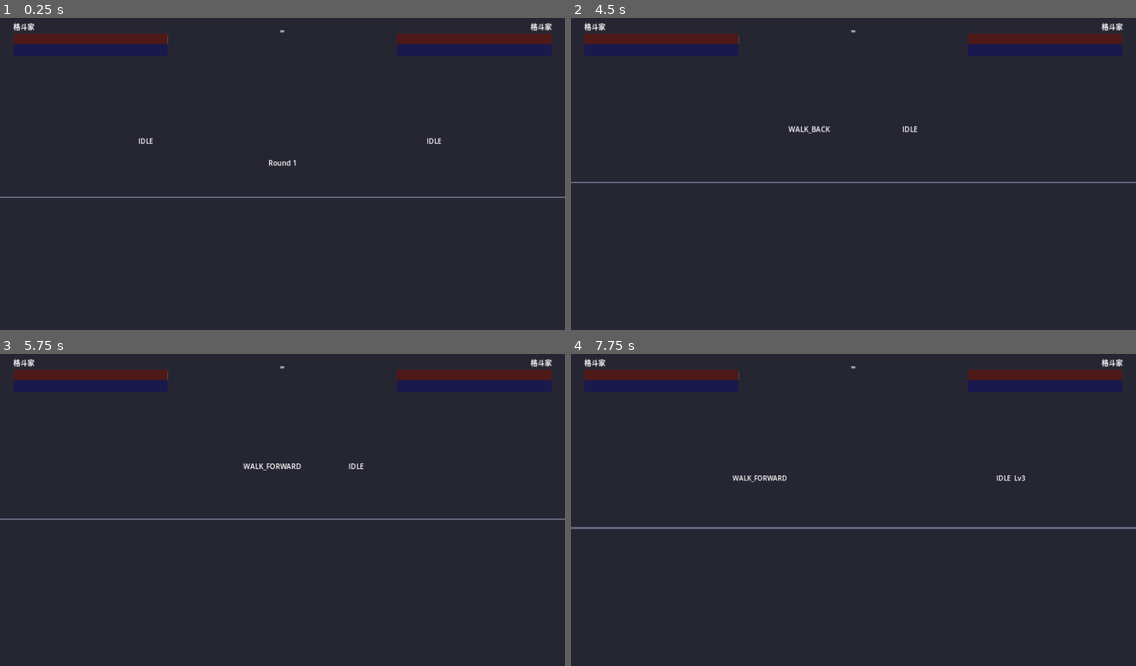
Above: before the commit, frames 1-4 (two rows, left to right).
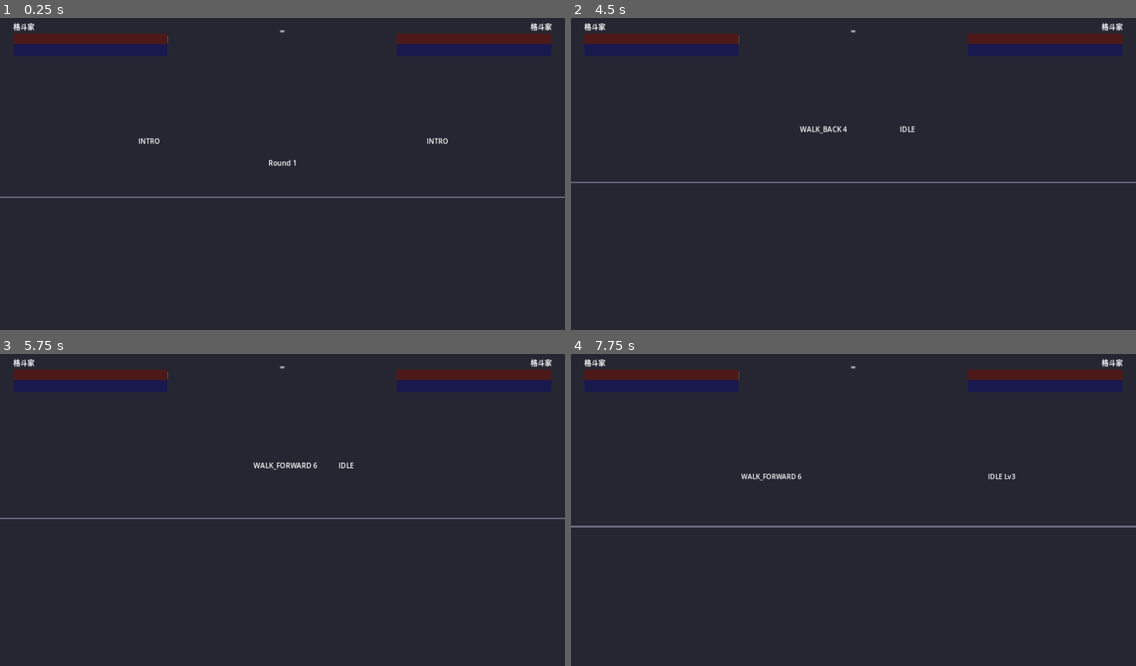
Above: after the commit, the same moments.

Repository: tumor8566/POP-PIP-PEP-DEMO
Game: Godot game, scene res://scenes/versus/versus_battle.tscn
Same seed, same stepped clock (60 frames per second), same inputs: the game is played once before the commit and once after it. This scene is started directly instead of the project's main scene.
Inputs:
- Up to frame 1 (0.25 s): no input
- Up to frame 2 (4.5 s): tap Enter (p1_start) at 0.5 s; hold D (p1_right) 0.53-2.03 s; tap J (p1_a) at 0.6 s; tap Space at 0.77, 1.52, 3.02, 3.77 s; tap Keypad Enter (p2_start) at 1.25 s; tap K (p1_b) at 1.35 s; hold A (p1_left) 2.03-2.78 s; tap L (p1_c) at 2.1 s; hold D (p1_right) 2.78-4.28 s; tap I (p1_d) at 2.85 s; tap O (p1_e) at 3.6 s; hold A (p1_left) from 4.28 s (still down); tap U (p1_f) at 4.35 s
- Up to frame 3 (5.75 s): tap Space at 4.52 s; tap Enter (p1_start) at 5, 5.1 s; release A (p1_left) at 5.03 s; hold D (p1_right) from 5.03 s (still down)
- Up to frame 4 (7.75 s): release D (p1_right) at 5.78 s; hold A (p1_left) 5.78-7.28 s; tap Keypad 1 (p2_a) at 5.85 s; tap Space at 6.02, 6.77, 7.52 s; tap Keypad 2 (p2_b) at 6.6 s; hold D (p1_right) from 7.28 s (still down); tap Keypad 3 (p2_c) at 7.35 s

The runs differ from the first frame. In frame 1, less than 0.1% of the frame differs, in the area x 25-80%, y 38-41%; in frame 2, 0.2%; in frame 3, 0.7%; in frame 4, 1.2%, in the area x 0-100%, y 38-57%.

Commit message:
新增数字方向体系(6/4/2/8 小键盘记法)与能量条消耗/回充
- InputHandler: get_numpad_direction 屏幕绝对数字方向映射(1-9,5=中立)、输入历史记录 dir 字段、get_history_dirs 供指令识别
- Fighter: 朝向相对数字方向 _numpad_direction、_flip_numpad_horizontal、_is_subsequence、_history_has_motion;半圈指令 QCF(236)/QCB(214) 作为特殊技/必杀技额外触发(A+B/B+C 快捷键保留)
- 能量条: F 推进技消耗气量(不足无效)、中立/自由状态被动回气、受击按伤害比例回气;调试标签实时显示数字方向
- BattleHUD: 训练模式提示新增半圈指令说明

Diff:
--- a/scripts/autoload/global_config.gd
+++ b/scripts/autoload/global_config.gd
@@ -58,6 +58,11 @@
 # F 推进技: 角色执行动作时 方向键+F 注入的额外动量
 const F_ADVANCE_SPEED := 420.0     # 推进冲量速度
 const F_ADVANCE_DECAY := 0.85      # 每帧衰减系数
+const F_ADVANCE_METER_COST := 80   # F 推进技消耗的气量(训练无限气时免消耗)
+
+# 能量条(气槽)系统
+const METER_REGEN_PER_SEC := 14.0          # 中立/自由状态每秒自动回气速率
+const METER_GAIN_ON_DAMAGE_RATIO := 0.5    # 受击方按所受伤害比例回气(防守反哺)
 
 # 按攻击等级取硬直倍率
 static func attack_level_stun_mult(level: int) -> float:
--- a/scripts/autoload/input_handler.gd
+++ b/scripts/autoload/input_handler.gd
@@ -249,11 +249,22 @@
 
 
 func _build_input_entry(state: Dictionary) -> Dictionary:
+	var h := 0
+	if state[InputButton.LEFT]["pressed"] and not state[InputButton.RIGHT]["pressed"]:
+		h = -1
+	elif state[InputButton.RIGHT]["pressed"] and not state[InputButton.LEFT]["pressed"]:
+		h = 1
+	var v := 0
+	if state[InputButton.UP]["pressed"] and not state[InputButton.DOWN]["pressed"]:
+		v = -1
+	elif state[InputButton.DOWN]["pressed"] and not state[InputButton.UP]["pressed"]:
+		v = 1
 	return {
 		"left": state[InputButton.LEFT]["pressed"],
 		"right": state[InputButton.RIGHT]["pressed"],
 		"up": state[InputButton.UP]["pressed"],
 		"down": state[InputButton.DOWN]["pressed"],
+		"dir": dir_to_numpad(h, v),
 		"a": state[InputButton.A]["just_pressed"],
 		"b": state[InputButton.B]["just_pressed"],
 		"c": state[InputButton.C]["just_pressed"],
@@ -273,6 +284,57 @@
 	return 0
 
 
+# ---------- 数字方向(小键盘记法 / Numpad Notation) ----------
+# 将屏幕绝对方向(h, v)映射为小键盘数字 1~9, 5 表示中立(无方向):
+#     7 8 9     上排: 7=上左 8=上 9=上右
+#     4 5 6     中排: 4=左  5=中 6=右
+#     1 2 3     下排: 1=下左 2=下 3=下右
+# 这是格斗游戏通用的"数字方向"记法, 用于指令输入(QCF=236, QCB=214 等)。
+static func dir_to_numpad(h: int, v: int) -> int:
+	if h == 0 and v == 0:
+		return 5
+	if v < 0:    # 上
+		if h < 0:
+			return 7
+		if h > 0:
+			return 9
+		return 8
+	if v > 0:    # 下
+		if h < 0:
+			return 1
+		if h > 0:
+			return 3
+		return 2
+	if h < 0:    # 纯左
+		return 4
+	return 6     # 纯右
+
+
+# 获取玩家当前"屏幕绝对"数字方向(6=屏幕右, 4=屏幕左, 5=中立)
+func get_numpad_direction(player: int) -> int:
+	var state := p1_state if player == 1 else p2_state
+	var h := 0
+	if state[InputButton.LEFT]["pressed"] and not state[InputButton.RIGHT]["pressed"]:
+		h = -1
+	elif state[InputButton.RIGHT]["pressed"] and not state[InputButton.LEFT]["pressed"]:
+		h = 1
+	var v := 0
+	if state[InputButton.UP]["pressed"] and not state[InputButton.DOWN]["pressed"]:
+		v = -1
+	elif state[InputButton.DOWN]["pressed"] and not state[InputButton.UP]["pressed"]:
+		v = 1
+	return dir_to_numpad(h, v)
+
+
+# 取某玩家最近若干帧的"屏幕绝对"数字方向序列(最早 -> 最新), 用于指令识别
+func get_history_dirs(player: int) -> Array:
+	var hist := _p1_history if player == 1 else _p2_history
+	var out: Array = []
+	for e in hist:
+		out.append(int(e.get("dir", 5)))
+	return out
+
+
 # 获取玩家垂直输入方向 (-1上, 0无, 1下)
 func get_vertical(player: int) -> int:
 	var state := p1_state if player == 1 else p2_state
--- a/scripts/hud/battle_hud.gd
+++ b/scripts/hud/battle_hud.gd
@@ -108,6 +108,12 @@
 	hints.add_theme_font_size_override("font_size", 13)
 	vbox.add_child(hints)
 
+	var hint2 := Label.new()
+	hint2.text = "指令: 半圈↓→(236)+轻击=特殊技 · 半圈+重击=必杀技 · F=推进(耗气)"
+	hint2.add_theme_color_override("font_color", Color(0.8, 0.8, 0.8, 1))
+	hint2.add_theme_font_size_override("font_size", 13)
+	vbox.add_child(hint2)
+
 
 func _update_training_panel() -> void:
 	var dummy := p2 as TrainingDummy
--- a/scripts/versus/fighter.gd
+++ b/scripts/versus/fighter.gd
@@ -48,6 +48,23 @@
 
 # F 推进技额外动量(逐帧衰减, 仅在执行动作时由 方向键+F 注入)
 var advance_velocity := Vector2.ZERO
+
+# ============ 数字方向(小键盘记法)指令 ============
+# 朝向相对(以对手方向为前)的指令序列, 用于识别必杀技输入:
+#   正半圈 QCF = 下(2) -> 下前(3) -> 前(6) = 236
+#   反半圈 QCB = 下(2) -> 下后(1) -> 后(4) = 214
+# 无论角色朝左朝右, 6 始终表示"朝对手方向"。
+const MOTION_QCF := [2, 3, 6]
+const MOTION_QCB := [2, 1, 4]
+
+# 允许被动回气的"自由/中立"状态(受击、攻击、倒地等不回气)
+const METER_REGEN_STATES := [
+	FighterState.State.IDLE, FighterState.State.WALK_FORWARD, FighterState.State.WALK_BACK,
+	FighterState.State.DASH_FORWARD, FighterState.State.DASH_BACK,
+	FighterState.State.CROUCH, FighterState.State.CROUCH_BLOCK, FighterState.State.STAND_BLOCK,
+	FighterState.State.JUMP_UP, FighterState.State.JUMP_FORWARD, FighterState.State.JUMP_BACK,
+	FighterState.State.WAKEUP,
+]
 
 # 输入缓冲
 var input_buffer := {}
@@ -226,6 +243,9 @@
 	# F 推进技: 仅在"执行动作"时, 方向键+F 注入额外动量(并提升攻击等级)
 	_try_f_boost()
 
+	# 能量条: 中立/自由状态缓慢自动回气(攻击/受击/倒地时不回)
+	_tick_meter(_delta)
+
 	match current_state:
 		FighterState.State.INTRO:
 			_process_intro()
@@ -273,6 +293,9 @@
 		if advance_velocity.length() < 4.0:
 			advance_velocity = Vector2.ZERO
 
+	# 调试标签实时刷新(状态/数字方向/等级)
+	_update_debug_label()
+
 
 # 限制在竞技场内, 保证摄像机始终能把双方框住
 func _clamp_to_stage() -> void:
@@ -375,6 +398,7 @@
 # F 推进技核心:
 #   角色正在执行动作(移动/攻击/跳跃/投技)时, 按下 方向键 + F:
 #     - 向指定方向注入额外动量(advance_velocity), 让角色突进/斜冲
+#     - 消耗一定气量; 气量不足时本次推进无效
 #     - 若正处于攻击状态, 攻击等级 +1 (上限 LV5, 提升对手受击/防御硬直)
 #   无动作(待机等)时按 F 完全无影响
 func _try_f_boost() -> void:
@@ -382,6 +406,14 @@
 		return
 	if not _is_in_action():
 		return
+
+	# 训练无限气: 免消耗; 否则需够气量才能推进
+	var training_infinite := (MatchData.current_mode == MatchData.GameMode.TRAINING and MatchData.training_meter_infinite)
+	if not training_infinite and meter < GlobalConfig.F_ADVANCE_METER_COST:
+		return
+	if not training_infinite:
+		meter -= GlobalConfig.F_ADVANCE_METER_COST
+		emit_signal("meter_changed", meter, GlobalConfig.MAX_METER)
 
 	# 取当前按住的方向向量(支持 上/下/左/右 及 斜向)
 	var dir := Vector2(
@@ -406,6 +438,55 @@
 		_flash_level_up()
 
 
+# ---------- 数字方向(小键盘记法)辅助 ----------
+
+# 当前"朝向相对"数字方向: 6 = 朝对手, 4 = 背对对手, 5 = 中立
+func _numpad_direction() -> int:
+	var d := InputHandler.get_numpad_direction(player_id)
+	if facing_right:
+		return d
+	return _flip_numpad_horizontal(d)
+
+
+# 将屏幕绝对数字方向水平翻转(角色朝左时, 右(6)变前(4)等)
+static func _flip_numpad_horizontal(d: int) -> int:
+	match d:
+		1:
+			return 3
+		3:
+			return 1
+		4:
+			return 6
+		6:
+			return 4
+		7:
+			return 9
+		9:
+			return 7
+		_:
+			return d   # 2/5/8 无横向分量, 不变
+
+
+# 子序列判定: needle 是否作为子序列出现在 hay 中(用于指令识别)
+static func _is_subsequence(hay: Array, needle: Array) -> bool:
+	var i := 0
+	for x in hay:
+		if x == needle[i]:
+			i += 1
+			if i >= needle.size():
+				return true
+	return false
+
+
+# 检测朝向相对指令是否在最近输入历史中出现(作为子序列)
+func _history_has_motion(steps: Array) -> bool:
+	var dirs := InputHandler.get_history_dirs(player_id)
+	var rel: Array = []
+	for d in dirs:
+		rel.append(_flip_numpad_horizontal(d) if not facing_right else d)
+	return _is_subsequence(rel, steps)
+
+
 # 升级时的视觉提示(Sprite 轻微放大脉冲 + 调试标签)
 func _flash_level_up() -> void:
 	_update_debug_label()
@@ -417,14 +498,18 @@
 		tw.tween_property(sprite, "scale", Vector2(2.0, 2.0), 0.12)
 
 
-# 更新调试标签: 状态名 + 当前攻击等级(仅 >LV1 时显示)
+# 更新调试标签: 状态名 + 当前数字方向 + 当前攻击等级(仅 >LV1 时显示)
 func _update_debug_label() -> void:
 	if not is_instance_valid(state_label):
 		return
 	var names := FighterState.State.keys()
 	var s: String = names[current_state] if current_state < names.size() else str(current_state)
+	# 数字方向(朝向相对): 仅在不中立时显示, 便于在 Godot 中验证 6/4/2/8 体系
+	var nd := _numpad_direction()
+	if nd != 5:
+		s += " %d" % nd
 	if attack_level > GlobalConfig.ATTACK_LEVEL_MIN:
-		s += "  Lv%d" % attack_level
+		s += " Lv%d" % attack_level
 	state_label.text = s
 
 
@@ -522,14 +607,21 @@
 
 
 func _handle_attack_input() -> void:
-	# 必杀技(消耗气): B + C 同时按下
+	# 必杀技(消耗气): B + C 同时按下, 或 半圈(QCF) + 重击(C)
 	if _combo_pressed(InputHandler.InputButton.B, InputHandler.InputButton.C):
 		_try_start_super()
 		return
-	# 特殊技: A + B 同时按下
+	if InputHandler.is_just_pressed(player_id, InputHandler.InputButton.C) and _history_has_motion(MOTION_QCF):
+		if _try_start_super(true):
+			return
+		# 气量不足时退化为普通重攻击
+	# 特殊技: A + B 同时按下, 或 半圈(QCF) + 轻击(A)
 	if _combo_pressed(InputHandler.InputButton.A, InputHandler.InputButton.B):
 		_try_start_special()
 		return
+	if InputHandler.is_just_pressed(player_id, InputHandler.InputButton.A) and _history_has_motion(MOTION_QCF):
+		if _try_start_special(true):
+			return
 	# 通常技
 	if InputHandler.is_just_pressed(player_id, InputHandler.InputButton.A):
 		_start_attack(FighterState.State.ATTACK_LIGHT, light_attacks[0] if light_attacks.size() > 0 else null)
@@ -600,21 +692,23 @@
 		or (InputHandler.is_just_pressed(player_id, y) and InputHandler.is_pressed(player_id, x))
 
 
-# 尝试以 特殊技(A+B) 起手/取消(不消耗气)
-func _try_start_special() -> bool:
+# 尝试以 特殊技(A+B 或 半圈+轻击) 起手/取消(不消耗气)
+#   force=true 时跳过 A+B 组合键检测(用于半圈指令触发)
+func _try_start_special(force := false) -> bool:
 	if special_attacks.is_empty():
 		return false
-	if not _combo_pressed(InputHandler.InputButton.A, InputHandler.InputButton.B):
+	if not force and not _combo_pressed(InputHandler.InputButton.A, InputHandler.InputButton.B):
 		return false
 	_start_attack(FighterState.State.ATTACK_SPECIAL, special_attacks[0] if special_attacks.size() > 0 else null)
 	return true
 
 
-# 尝试以 必杀技(B+C) 起手/取消(消耗气, 训练模式无限气可免消耗)
-func _try_start_super() -> bool:
+# 尝试以 必杀技(B+C 或 半圈+重击) 起手/取消(消耗气, 训练模式无限气可免消耗)
+#   force=true 时跳过 B+C 组合键检测(用于半圈指令触发)
+func _try_start_super(force := false) -> bool:
 	if super_attacks.is_empty():
 		return false
-	if not _combo_pressed(InputHandler.InputButton.B, InputHandler.InputButton.C):
+	if not force and not _combo_pressed(InputHandler.InputButton.B, InputHandler.InputButton.C):
 		return false
 	var atk: AttackData = super_attacks[0] if super_attacks.size() > 0 else null
 	if not atk:
@@ -818,6 +912,8 @@
 	_take_damage_raw(seg.damage)
 	if attack:
 		attacker._gain_meter(attack.meter_gain)
+	# 受击方按所受伤害比例回气(防守反哺)
+	_gain_meter(int(round(seg.damage * GlobalConfig.METER_GAIN_ON_DAMAGE_RATIO)))
 	attacker.combo_count += 1
 
 
@@ -838,6 +934,16 @@
 func _gain_meter(amount: int) -> void:
 	meter = min(meter + amount, GlobalConfig.MAX_METER)
 	emit_signal("meter_changed", meter, GlobalConfig.MAX_METER)
+
+
+# 气槽被动回充: 仅在"自由/中立"状态且非训练无限气时缓慢回气
+func _tick_meter(delta: float) -> void:
+	var training_infinite := (MatchData.current_mode == MatchData.GameMode.TRAINING and MatchData.training_meter_infinite)
+	if current_state in METER_REGEN_STATES and not training_infinite:
+		var before := meter
+		meter = min(meter + int(round(GlobalConfig.METER_REGEN_PER_SEC * delta)), GlobalConfig.MAX_METER)
+		if meter != before:
+			emit_signal("meter_changed", meter, GlobalConfig.MAX_METER)
 
 
 # 施加命中定格帧数(取较大值, 避免被更轻的连段打断冻结)
